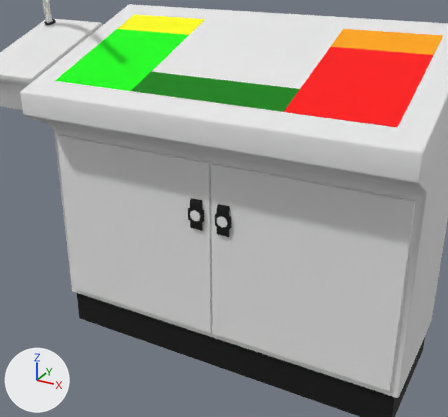
What one commit did to the COLLADA model scenery/reds_panels_and_operators/models/main_panel_large_layout1.dae.
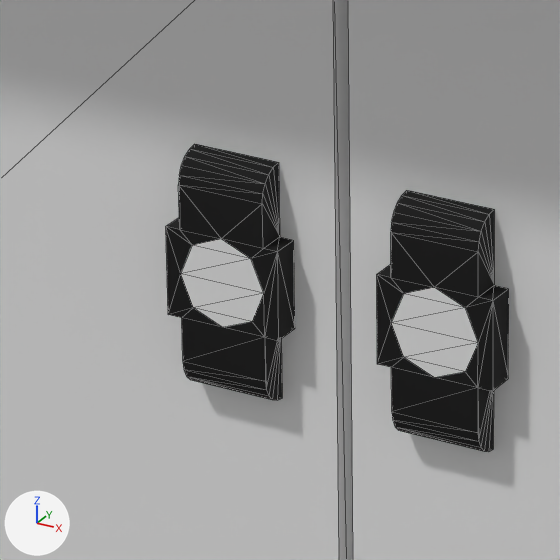
Each version appears first from a camera (50 mm lens) standing at (0.5187, -0.9068, 0.8122) and looking at (0.0206, -0.0013, 0.3594), and next in a close-up on the part from 37% to 53% of the width and 43% to 60% of the height. Every picture has the same lights, and +X, +Y and +Z are marked at lower left. The close-ups show mesh edges as thin lines. Where no turn or scale is listed for an object, it has been applied to the vertices. Vertices at the same position are counted once.

Names of what the first close-up shows: 'panel', 'panel_door_lock', 'panel_door_lock.001'.
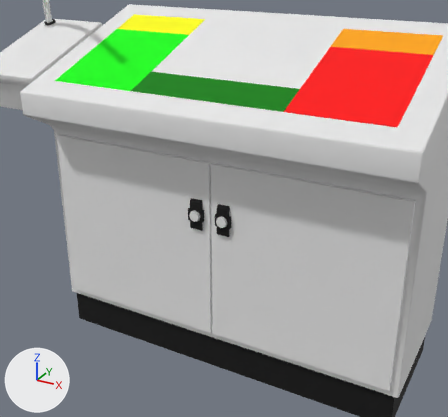
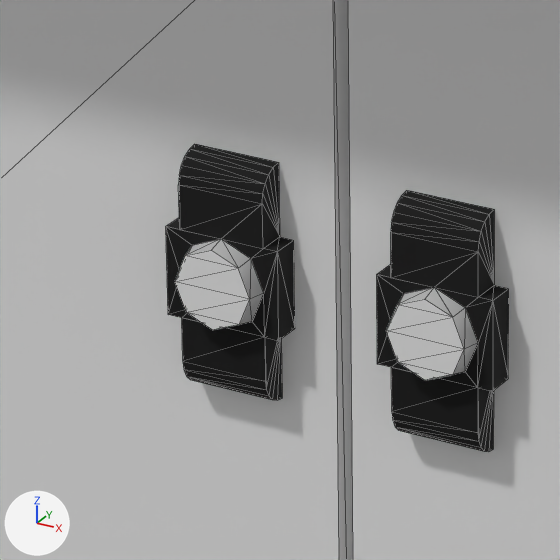
Where the change shows, as pixel boxes (x1, y1, x2, y2) in the close-ups (560 x 560 px):
part 1 of me_panel_door_lock, built on: before (167, 185, 478, 378); after (167, 185, 478, 380)

The edits, one by one:
me_panel_door_lock is used by ob_panel_door_lock; parent ob_sketchup; location (-0.0394, -0.015, 0.313); scale (0.75, 0.75, 0.75).
me_panel_door_lock had 48 vertices, 82 faces and spanned x -0.005..0.035, y -0.01..0.0, z 0.0..0.08.
me_panel_door_lock now has 56 vertices, 98 faces and spans x -0.005..0.035, y -0.0159..0.0, z 0.0..0.08.
Part 1, on me_panel_door_lock:
10 faces are deleted.
8 vertices are added at x 0.0015..0.0285, y -0.0159, z 0.0265..0.0535.
4 new faces join them, mat_black (black #000000).
6 new faces join them, mat_key_hole_displacement (its picture is missing).
16 new faces join them, mat_silver (light grey #c0c0c0).
me_panel_door_lock now uses material mat_silver (light grey #c0c0c0).
